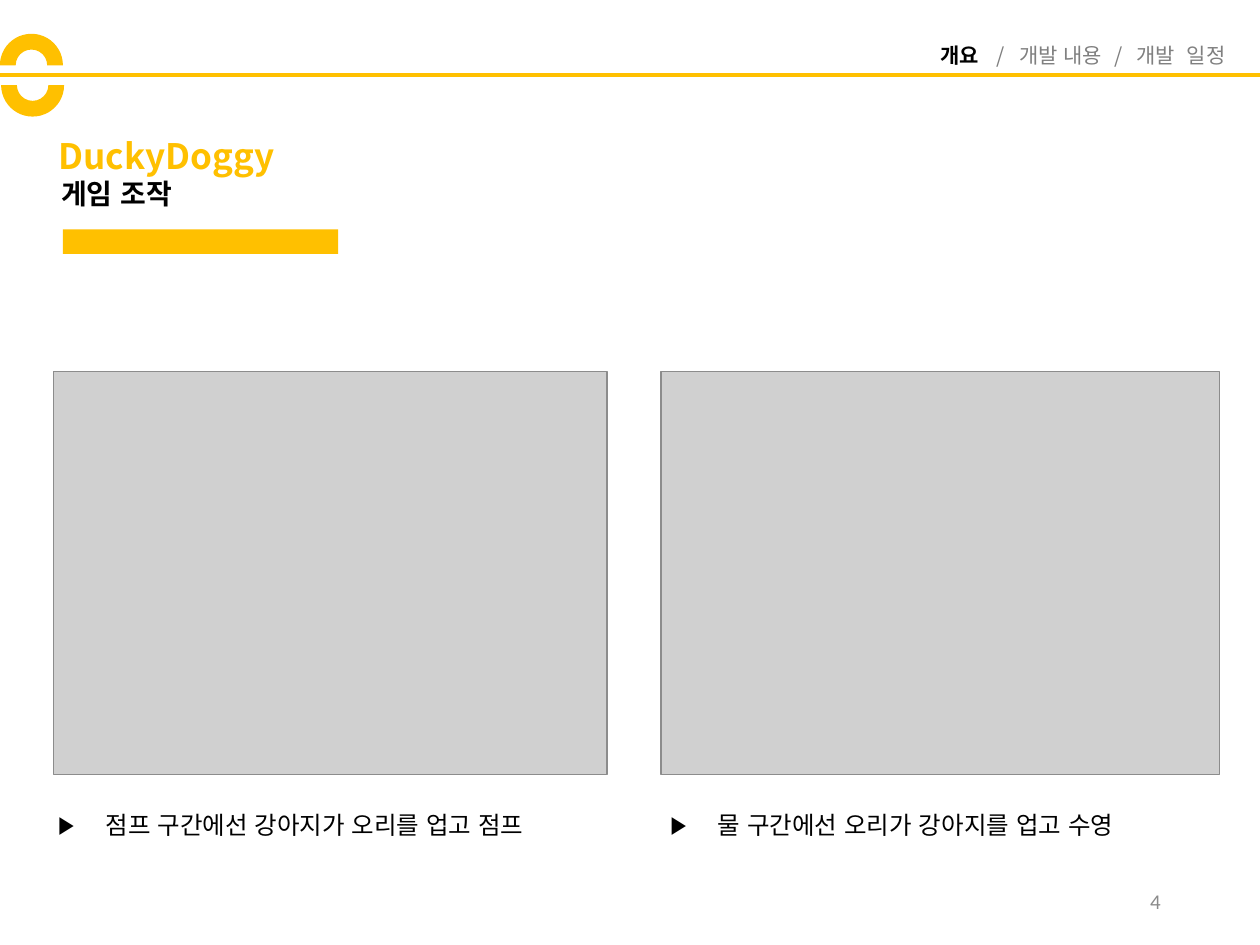
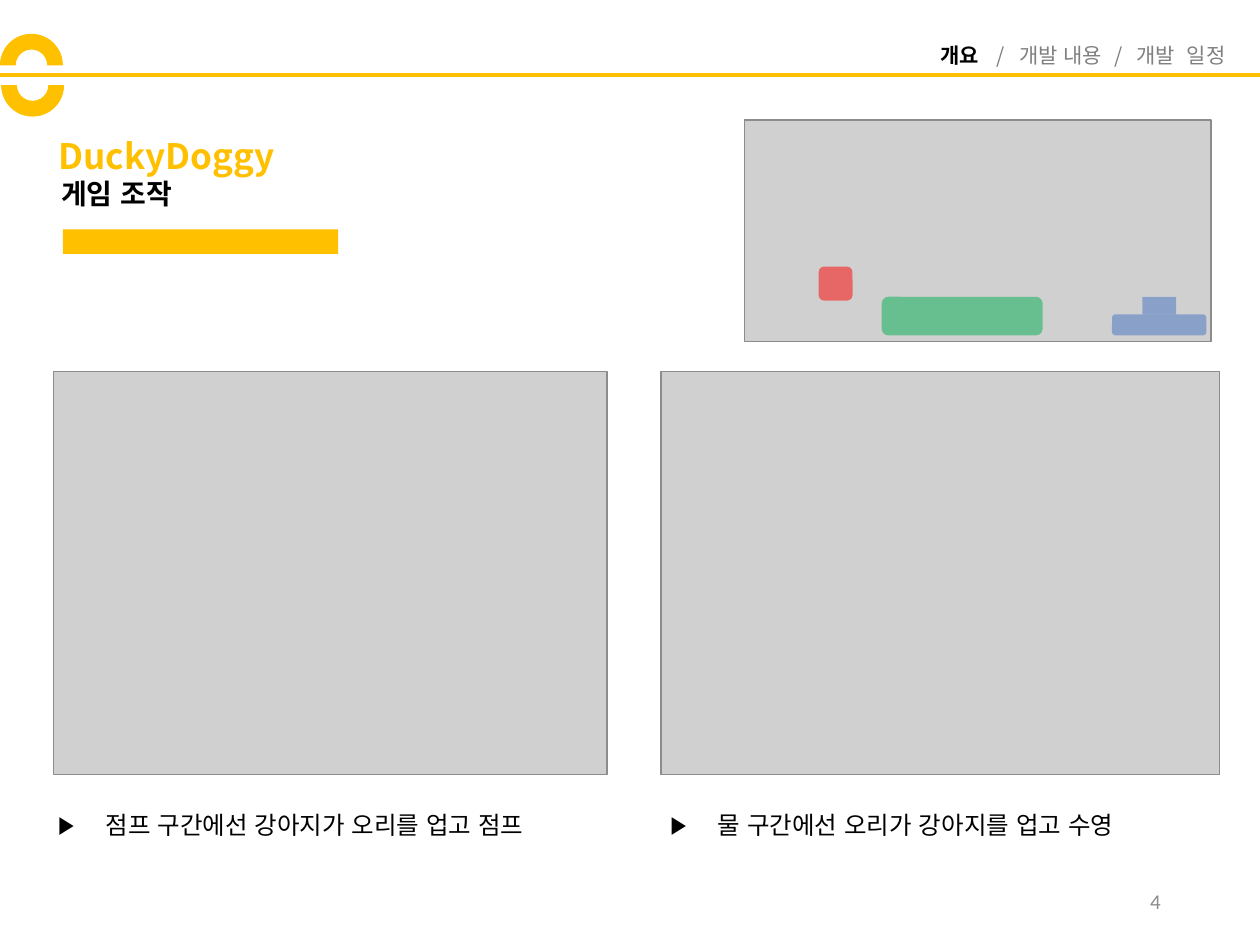
Before and after one commit to codnsj81/HuffAndPuff, a slide deck: slide 4 of 기획 문서/DuckyDoggy_중간발표.pptx. Drawn at 1260x945 pixels with LibreOffice and Linux fonts; fonts in the diff are those of the drawing; grey boxes stand for pictures. Boxes give left, top, right and bottom in pixels: in the first picture for what was removed or moved away, otherwise in the second. Text is boxed around its words. In the diff, an @@ line names an element or a change of style, - is before the commit and + after.

```diff
--- a/기획 문서/DuckyDoggy_중간발표.pptx
+++ b/기획 문서/DuckyDoggy_중간발표.pptx
@@ group added at (745,120,1211,341): 4 rounded rectangles, 1 picture @@
```
Also in this commit, not shown: 3 other slides changed, 8 slides added.
